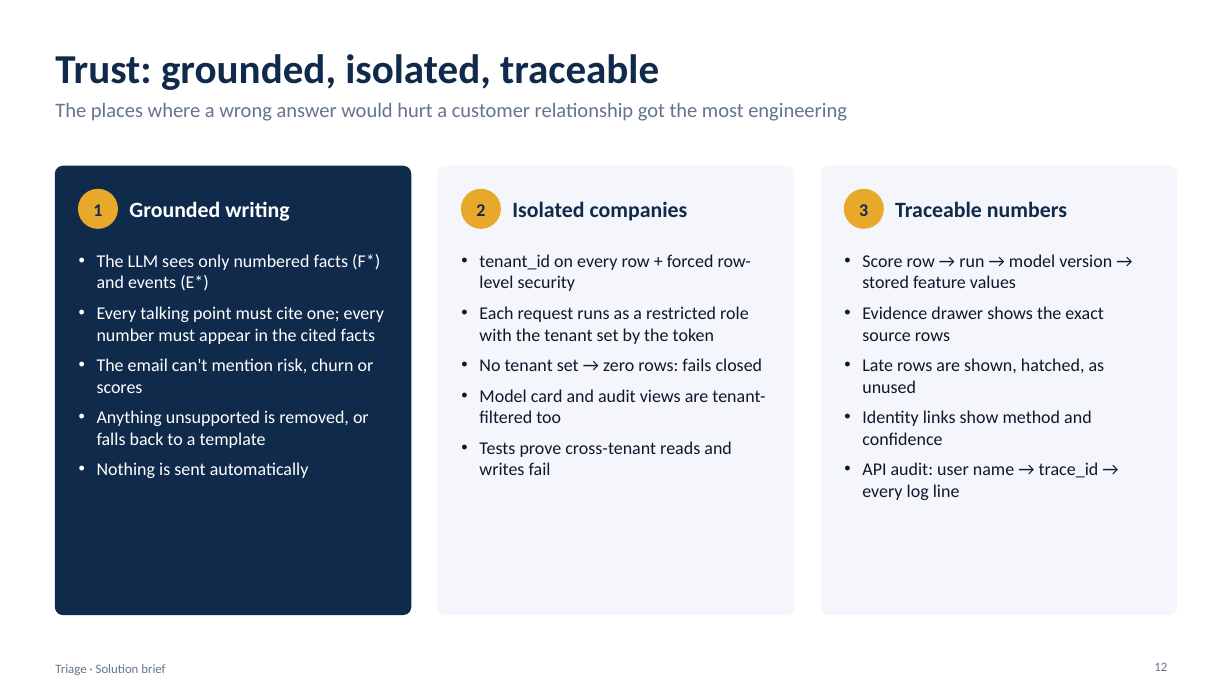
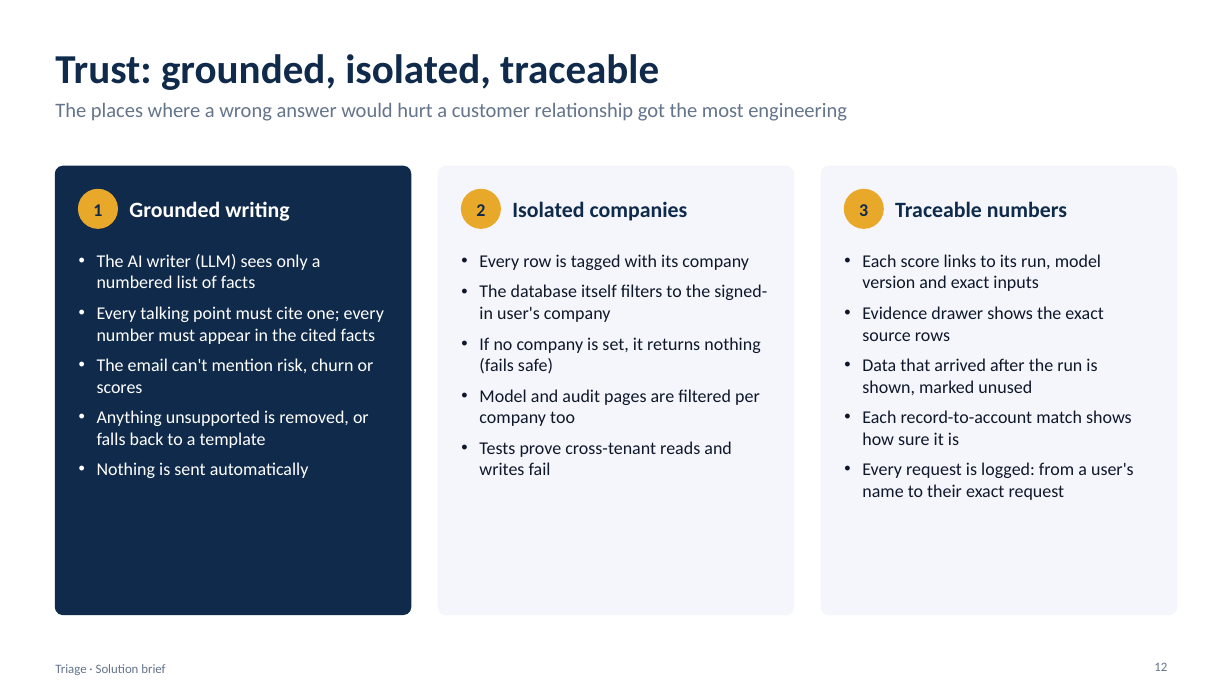
Before and after one commit to kuldeep24680/csm-triage, a slide deck: slide 12 of project_context/Triage_Solution_Brief.pptx. Drawn at 1232x693 pixels with LibreOffice and Linux fonts; fonts in the diff are those of the drawing. Boxes give left, top, right and bottom in pixels: in the first picture for what was removed or moved away, otherwise in the second. Text is boxed around its words. In the diff, an @@ line names an element or a change of style, - is before the commit and + after.

Commit message:
Solution brief: plain-language wording and a glossary slide

```diff
--- a/project_context/Triage_Solution_Brief.pptx
+++ b/project_context/Triage_Solution_Brief.pptx
@@ text at box(97, 254, 321, 288): text changed @@
-• The LLM sees only numbered facts (F*) and events (E*)
+• The AI writer (LLM) sees only a numbered list of facts
@@ text at box(479, 254, 767, 426): text changed @@
-• tenant_id on every row + forced row-level security
-• Each request runs as a restricted role with the tenant set by the token
-• No tenant set → zero rows: fails closed
-• Model card and audit views are tenant-filtered too
+• Every row is tagged with its company
+• The database itself filters to the signed-in user's company
+• If no company is set, it returns nothing (fails safe)
+• Model and audit pages are filtered per company too
@@ text at box(862, 254, 1101, 291): text changed @@
-• Score row → run → model version → stored feature values
+• Each score links to its run, model version and exact inputs
@@ text at box(862, 358, 1134, 500): text changed @@
-• Late rows are shown, hatched, as unused
-• Identity links show method and confidence
-• API audit: user name → trace_id → every log line
+• Data that arrived after the run is shown, marked unused
+• Each record-to-account match shows how sure it is
+• Every request is logged: from a user's name to their exact request
```
Also in this commit, not shown: 14 other slides changed, 1 slide added.
